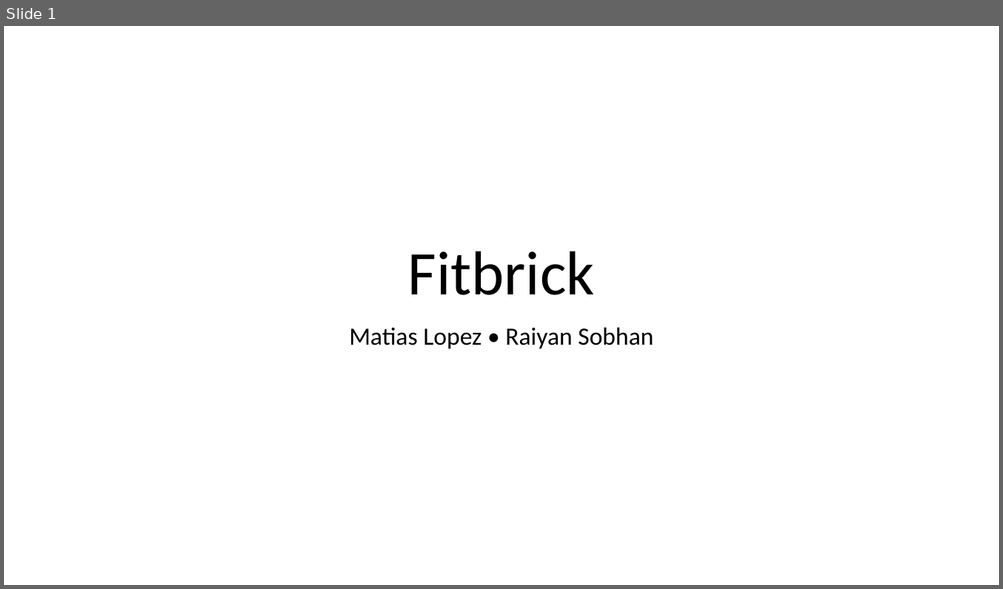
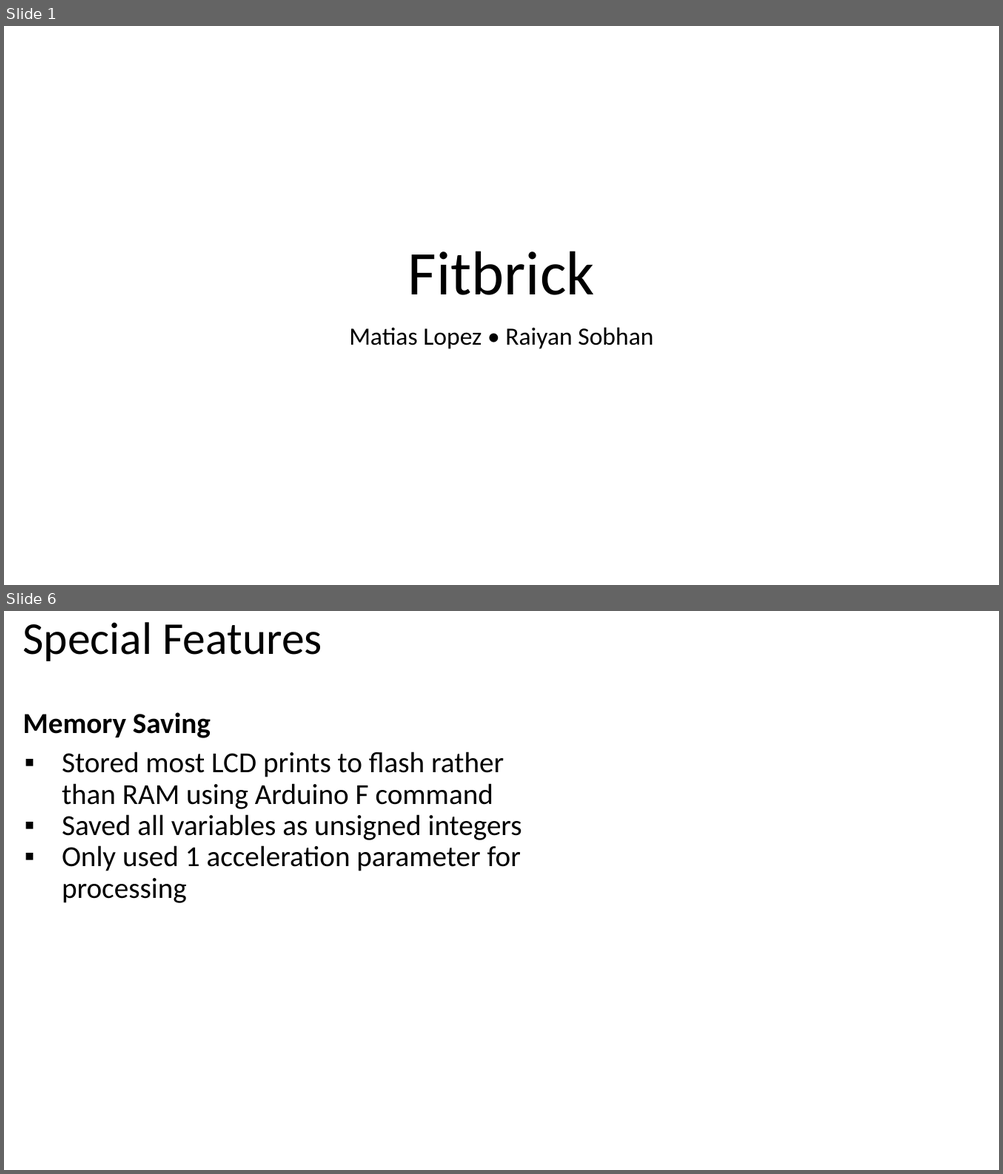
Before and after one commit to imatlopez/Fitbrick, a slide deck: Presentation.pptx. Shown one above the other, each under a label of ours: slide 1 before the commit, slides 1 and 6 after it; the slides between them are not shown. The pictures are 1003x589 and 1003x1174 pixels, drawn with LibreOffice and Linux fonts; fonts in the diff are those of the drawing. Boxes give left, top, right and bottom in pixels: in the first picture for what was removed or moved away, otherwise in the second. Text is boxed around its words. In the diff, an @@ line names an element or a change of style, - is before the commit and + after.

```diff
--- a/Presentation.pptx
+++ b/Presentation.pptx
@@ slide 6 added at (4,611,999,1170), background #FFFFFF @@
@@ text added at (23,622,321,661), 44 pt, text #000000 @@
+Special Features
@@ text added at (23,712,210,738), 28 pt, text #000000, bold @@
+Memory Saving
@@ text added at (62,752,522,903), 28 pt, text #000000 @@
+▪ Stored most LCD prints to flash rather than RAM using Arduino F command
+▪ Saved all variables as unsigned integers
+▪ Only used 1 acceleration parameter for processing
```
Also in this commit, not shown: 1 slide changed, 3 other slides added, 1 slide removed.
